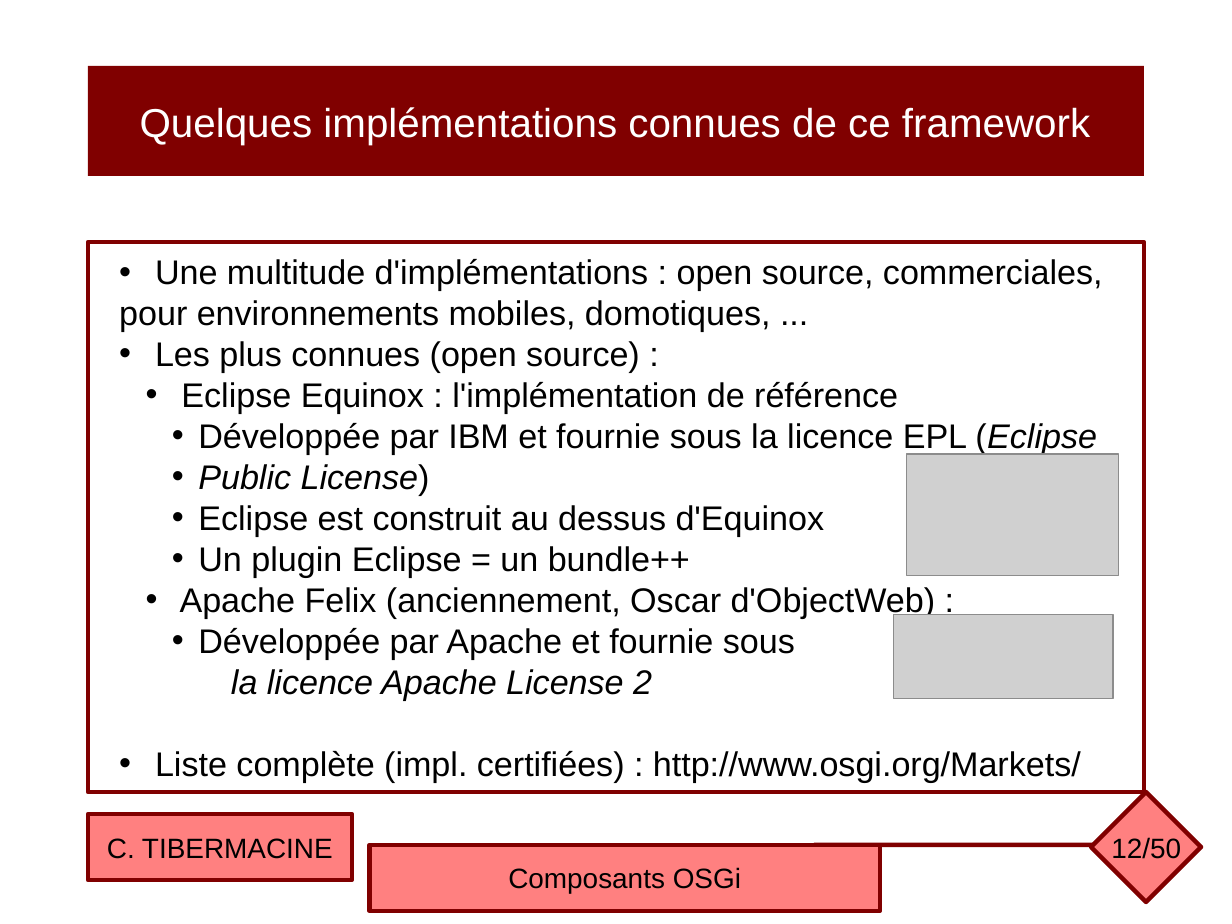
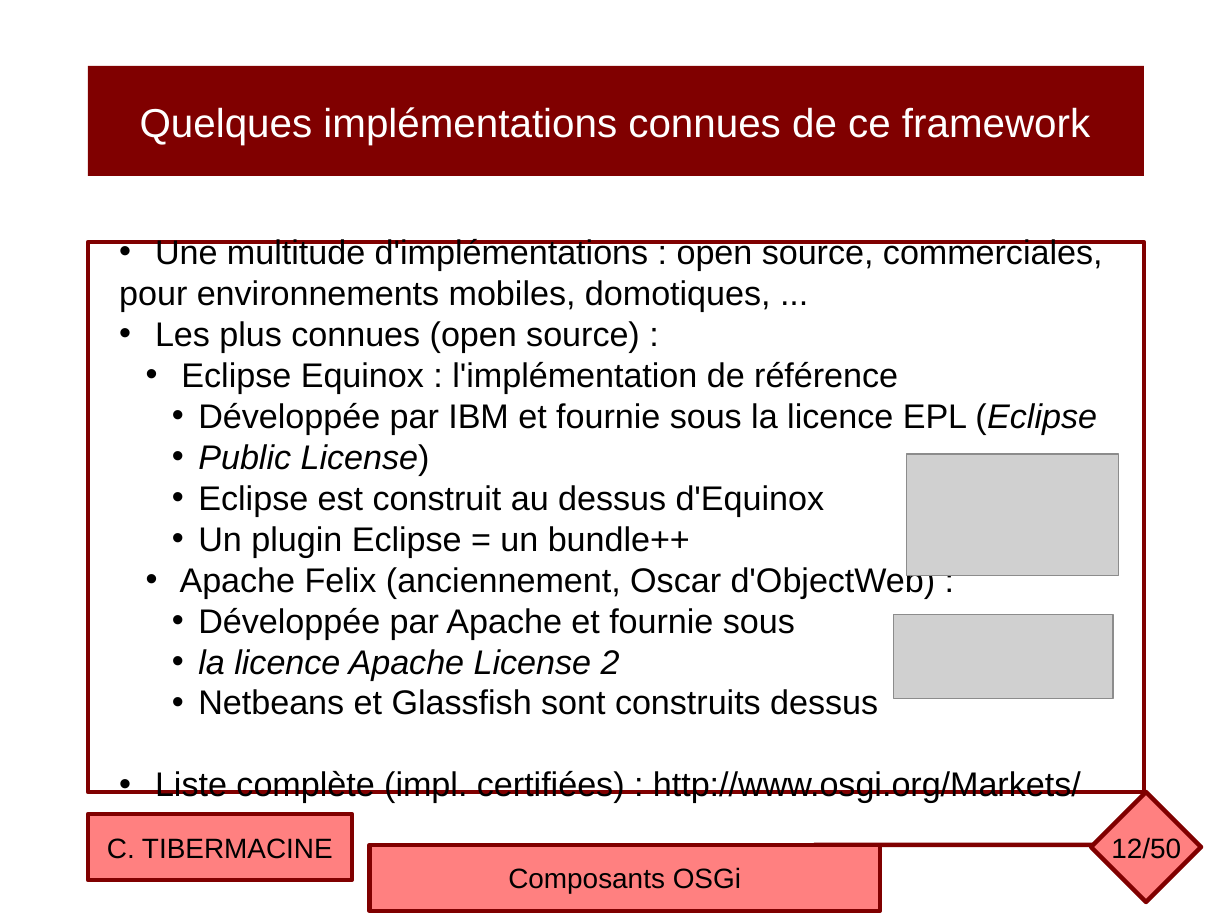
Before and after one commit to ctiber/composants, a slide deck: slide 12 of cours/cours3.odp. Drawn at 1232x924 pixels with LibreOffice and Linux fonts; fonts in the diff are those of the drawing; grey boxes stand for pictures. Boxes give left, top, right and bottom in pixels: in the first picture for what was removed or moved away, otherwise in the second. Text is boxed around its words. In the diff, an @@ line names an element or a change of style, - is before the commit and + after.

```diff
--- a/cours/cours3.odp
+++ b/cours/cours3.odp
@@ text in rectangle at bbox=[198, 649, 620, 680]: bullet none to •; list level 1 to 3 in "la licence Apache License 2" @@
@@ text in rectangle at bbox=[198, 689, 878, 715]: paragraph added @@
+    • Netbeans et Glassfish sont construits dessus
```
Also in this commit, not shown: 2 other slides changed, 2 other files.
